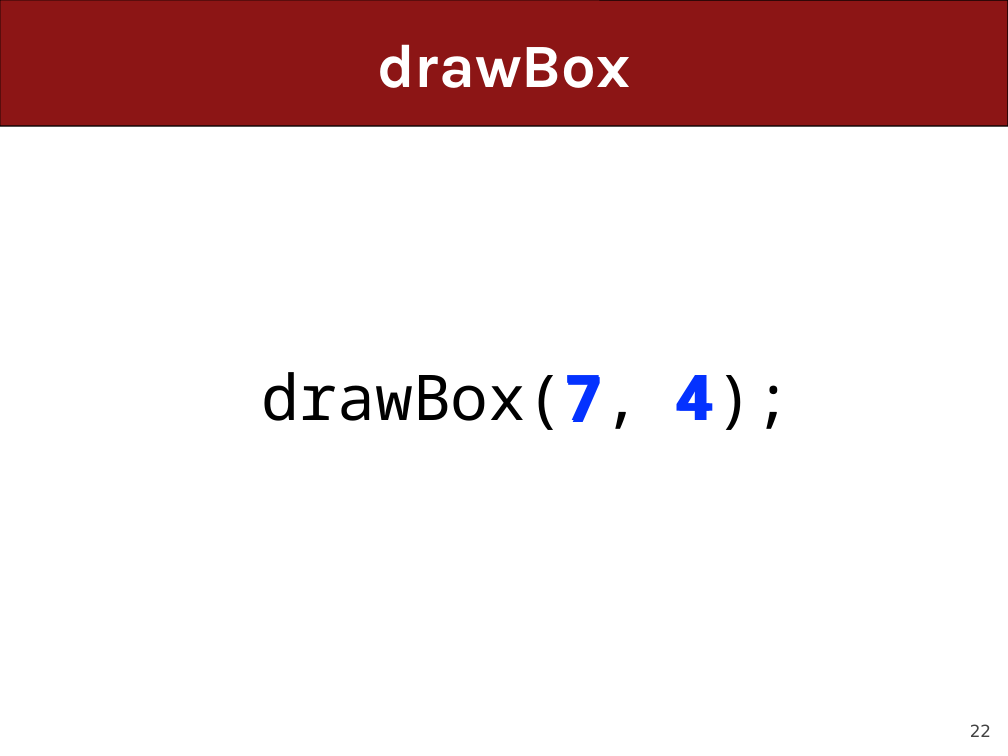
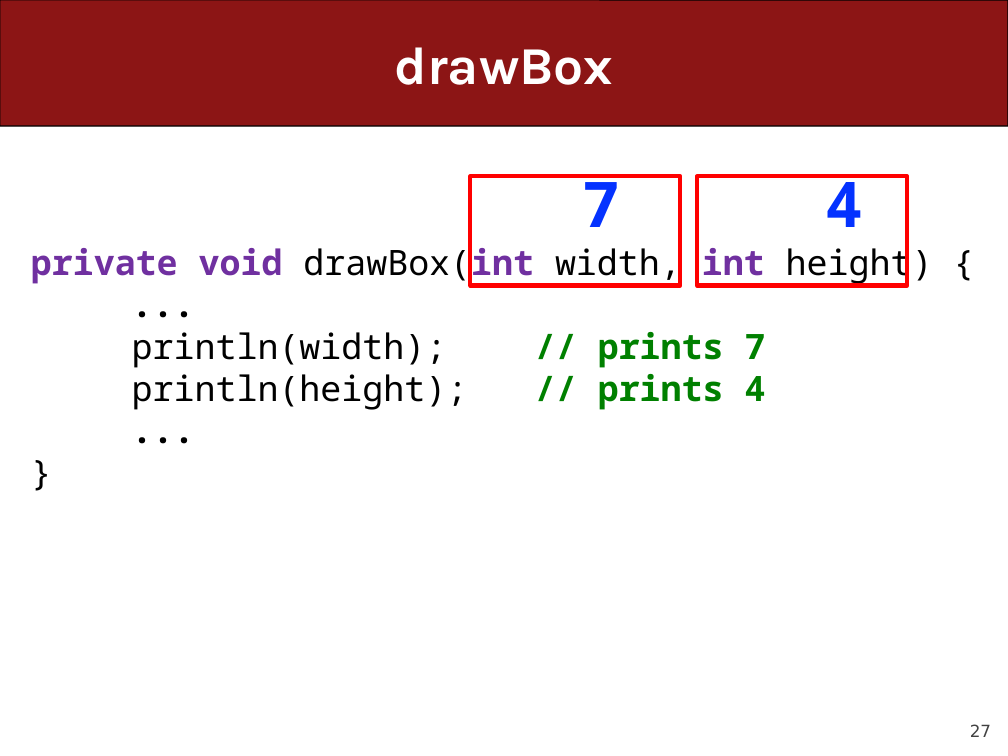
Before and after one commit to ckincaid17/cs106a-summer-2018, a slide deck: slide 27 of WWW/lectures/Lecture8/Lecture8.pptx (slide 22 before the commit). Drawn at 1008x756 pixels with LibreOffice and Linux fonts; fonts in the diff are those of the drawing. Boxes give left, top, right and bottom in pixels: in the first picture for what was removed or moved away, otherwise in the second. Text is boxed around its words. In the diff, an @@ line names an element or a change of style, - is before the commit and + after.

```diff
--- a/WWW/lectures/Lecture8/Lecture8.pptx
+++ b/WWW/lectures/Lecture8/Lecture8.pptx
@@ title "drawBox" at bbox=[394, 47, 613, 85]: size 44 to 38 pt @@
@@ rectangle added at bbox=[471, 176, 680, 285], outline #FF0000 3 pt @@
@@ text "7" rewrapped from bbox=[554, 355, 613, 442] to bbox=[582, 174, 620, 227] @@
@@ rectangle added at bbox=[698, 176, 907, 285], outline #FF0000 3 pt @@
@@ text "4" rewrapped from bbox=[675, 375, 713, 420] to bbox=[826, 174, 864, 227] @@
@@ text added at bbox=[31, 242, 933, 410], 25 pt, text #000000 @@
+private void drawBox(int width, int height) {
+...
+println(width); // prints 7
+println(height); // prints 4
+...
+}
@@ text removed at bbox=[262, 372, 640, 430] @@
-drawBox(7, 4);
@@ page number at bbox=[970, 724, 991, 737]: text changed @@
-22
+27
```
Also in this commit, not shown: 11 other slides changed, 5 slides added, 26 slides removed, 13 other files.
